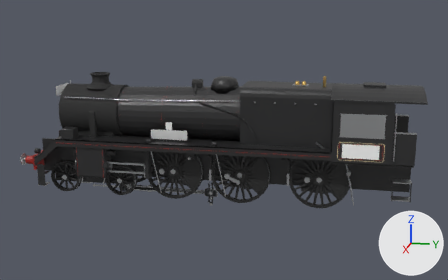
One commit to the glTF model public/models/engine_lod1.glb: the scene before it, then after it.
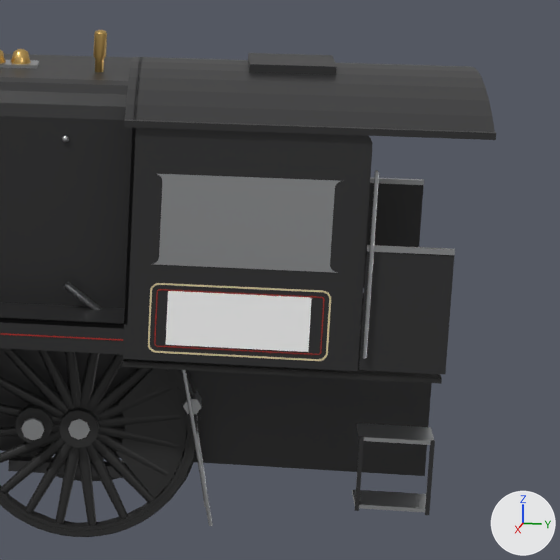
The first picture shows the older version from a camera (50 mm lens) standing at (19.05, 4.24, 6.57) and looking at (-0.06, 0.42, 1.79). The close-ups show the older and then the newer version on the part from 67% to 99% of the width and 24% to 77% of the height of that picture. Only the edits that show in the close-ups are written down. Lighting does not change. The marker at lower right points along +X, +Y and +Z. Where no turn or scale is listed for an object, it has been applied to the vertices. Vertices at exactly the same position are counted once.

Objects in the first close-up: 'cab_gate_L_paint_black', 'cab_gate_R_paint_black', 'engine_static_brass', 'engine_static_decal_cabnum', 'engine_static_lining', 'engine_static_lining_red', 'engine_static_paint_black', 'engine_static_smokebox', 'engine_static_steel', 'ws_trail_steel', 'ws_trail_wheel' and 2 more.
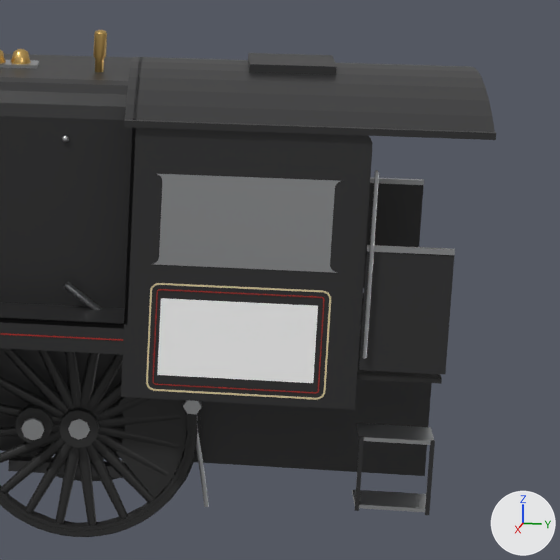
Where the newer file only moved an object's origin or applied its transform, the numbers keep the older frame.

The change in detail:
me_engine_static_paint_black is used by ob_engine_static_paint_black; location (0.0, 0.395, 2.076).
me_engine_static_paint_black had 1946 vertices, 3368 faces and spanned x -1.41..1.41, y -6.05..6.05, z -1.77..1.77.
me_engine_static_paint_black now has 1930 vertices, 3344 faces and spans x -1.41..1.41, y -6.05..6.05, z -1.77..1.77.
me_engine_static_paint_black part 1: 4 vertices moved from x 1.28..1.31, y 3.46..5.19, z -0.45 to x 1.28..1.31, y 3.46..5.19, z -0.75.
Other edits to the shape of me_engine_static_paint_black do not show in these pictures.
me_engine_static_lining is used by ob_engine_static_lining; location (0.0, 4.705, 1.965).
me_engine_static_lining had 224 vertices, 448 faces and spanned x -1.32..1.32, y -0.66..0.66, z -0.27..0.27.
me_engine_static_lining now has 224 vertices, 448 faces and spans x -1.32..1.32, y -0.66..0.66, z -0.57..0.27.
me_engine_static_lining part 2: all 56 vertices in x 1.31..1.32, y -0.66..0.66, z -0.27..-0.2 are moved by (0.0, 0.0, -0.3).
Other edits to the shape of me_engine_static_lining do not show in these pictures.
me_engine_static_lining_red has 488 vertices, 723 faces and spans x -1.32..1.32, y -5.02..5.02, z -1.41..1.41.
me_engine_static_lining_red is used by ob_engine_static_lining_red; location (0.0, 0.294, 2.114).
me_engine_static_lining_red part 3: all 56 vertices in x 1.31..1.32, y 3.8..5.02, z -0.37..-0.35 are moved by (0.0, 0.0, -0.3).
me_engine_static_decal_cabnum is used by ob_engine_static_decal_cabnum; location (0.0, 4.7, 1.97).
me_engine_static_decal_cabnum had 8 vertices, 4 faces and spanned x -1.32..1.32, y -0.53..0.53, z -0.21..0.21.
me_engine_static_decal_cabnum now has 8 vertices, 4 faces and spans x -1.32..1.32, y -0.58..0.58, z -0.3..0.3.
me_engine_static_decal_cabnum part 4: the whole mesh is scaled about its middle by (1, 1.1, 1.43).
Object 'engine_static_decal_cabnum' (ob_engine_static_decal_cabnum) moves from (0.0, 4.7, 1.97) to (0.0, 4.7, 1.82).

Location of each change, [x1, y1, x2, y2] in pixels of the close-ups (560 x 560 px; the box of a moved part takes in the faces that stretch with it):
'engine_static_decal_cabnum', moved, rescaled: before [166, 291, 312, 352]; after [157, 298, 318, 383]
'engine_static_lining', reshaped: before [148, 283, 331, 361]; after [146, 283, 331, 400]
'engine_static_lining_red', reshaped: before [0, 289, 325, 355]; after [0, 289, 325, 393]
part 1 of me_engine_static_paint_black, moved or reshaped: before [123, 129, 372, 371]; after [121, 129, 372, 410]
part 2 of me_engine_static_lining, moved or reshaped: before [148, 343, 328, 361]; after [146, 343, 328, 400]
part 3 of me_engine_static_lining_red, moved or reshaped: before [154, 315, 321, 355]; after [153, 315, 321, 393]
'engine_static_smokebox', unchanged, covered by the edit: before [122, 293, 442, 384]; after [357, 293, 442, 384]
